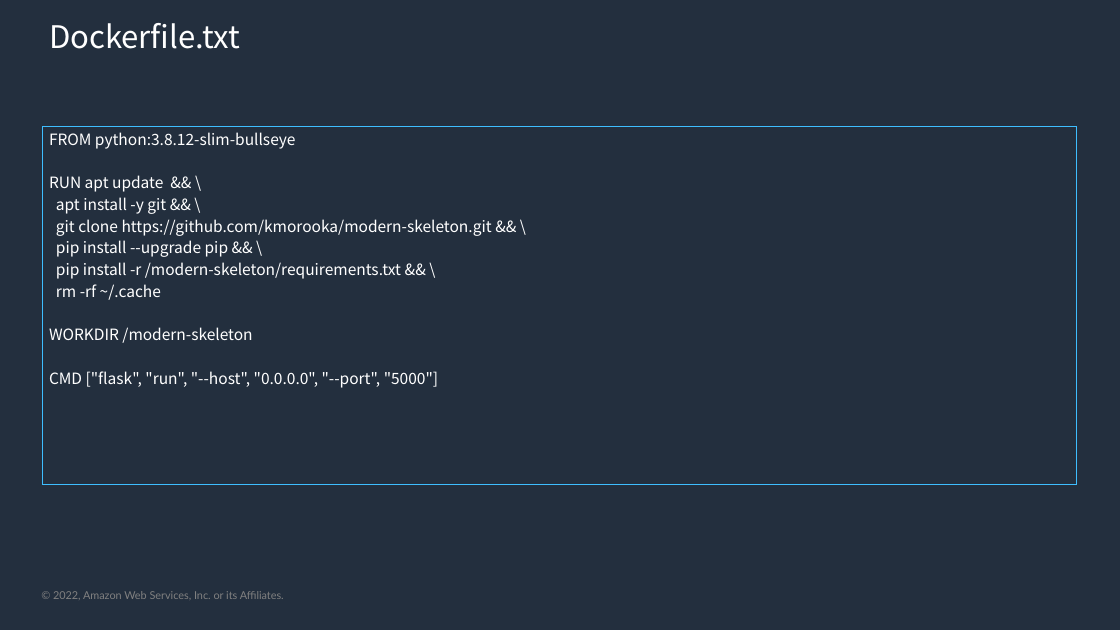
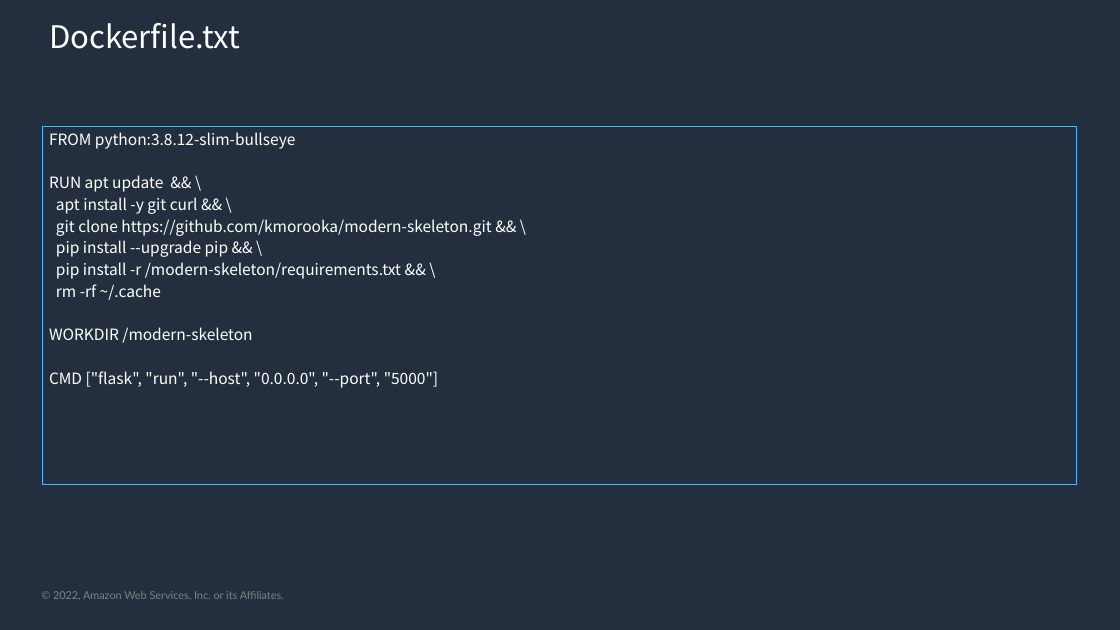
Before and after one commit to kmorooka/modern-skeleton, a slide deck: slide 41 of skeleton-guide.pptx (slide 34 before the commit). Drawn at 1120x630 pixels with LibreOffice and Linux fonts; fonts in the diff are those of the drawing; background and template pictures are left out. Boxes give left, top, right and bottom in pixels: in the first picture for what was removed or moved away, otherwise in the second. Text is boxed around its words. In the diff, an @@ line names an element or a change of style, - is before the commit and + after.

```diff
--- a/skeleton-guide.pptx
+++ b/skeleton-guide.pptx
@@ text at (56,197,198,214): text changed @@
-apt install -y git && \
+apt install -y git curl && \
```
Also in this commit, not shown: 14 other slides changed, 8 slides added, 1 slide removed, 3 other files.
